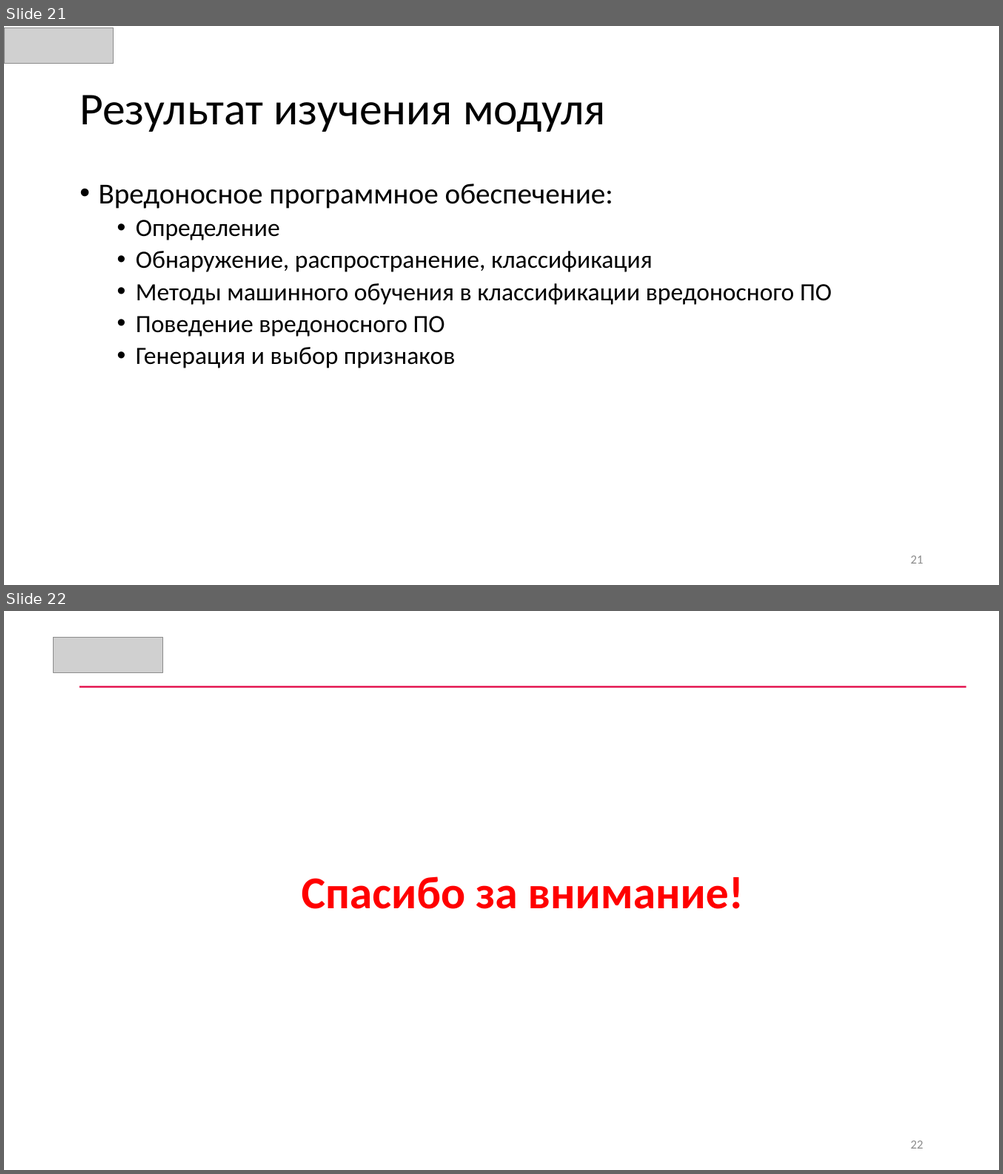
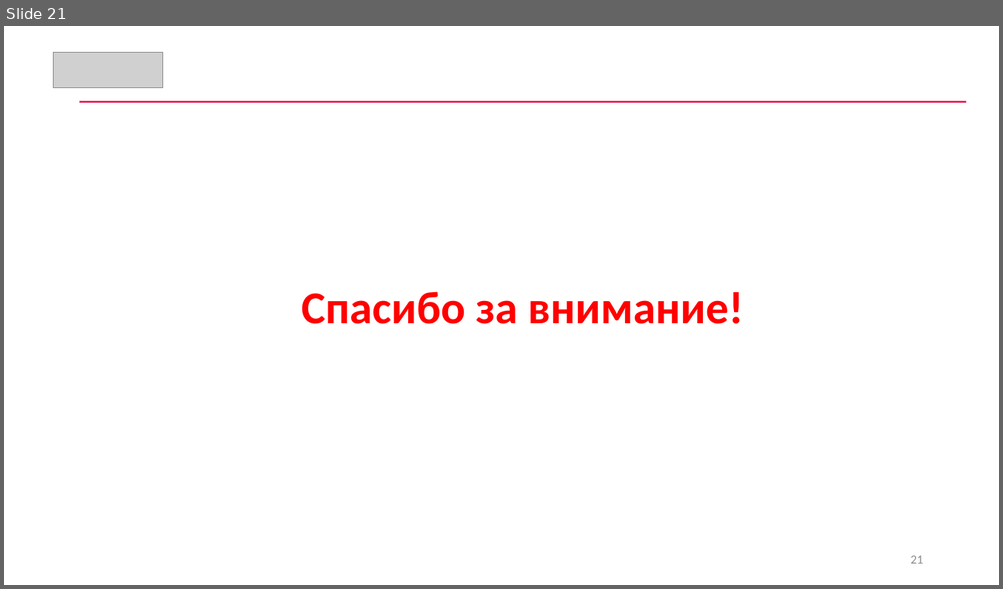
Before and after one commit to CyberLympha/AI-for-IS-Course, a slide deck: Лекции/Анализ вредоносного программного обеспечения.pptx. Shown one above the other, each under a label of ours: slides 21 and 22 before the commit, slide 21 after it. The pictures are 1003x1174 and 1003x589 pixels, drawn with LibreOffice and Linux fonts; fonts in the diff are those of the drawing; grey boxes stand for pictures. Boxes give left, top, right and bottom in pixels: in the first picture for what was removed or moved away, otherwise in the second. Text is boxed around its words. In the diff, an @@ line names an element or a change of style, - is before the commit and + after.

```diff
--- a/Лекции/Анализ вредоносного программного обеспечения.pptx
+++ b/Лекции/Анализ вредоносного программного обеспечения.pptx
@@ slide 21 removed at [4,26,999,585], background #FFFFFF @@
@@ picture removed at [4,28,114,63] @@
@@ title removed at [79,95,606,132] @@
-Результат изучения модуля
@@ text removed at [99,184,831,369] @@
-• Вредоносное программное обеспечение:
-  • Определение
-  • Обнаружение, распространение, классификация
-  • Методы машинного обучения в классификации вредоносного ПО
-  • Поведение вредоносного ПО
-  • Генерация и выбор признаков
@@ page number removed at [910,556,923,564] @@
-21
@@ what was slide 22 is now slide 21 @@
@@ page number at [910,556,923,564]: text changed @@
-22
+21
```
Also in this commit, not shown: 2 slides changed, 3 other files.
